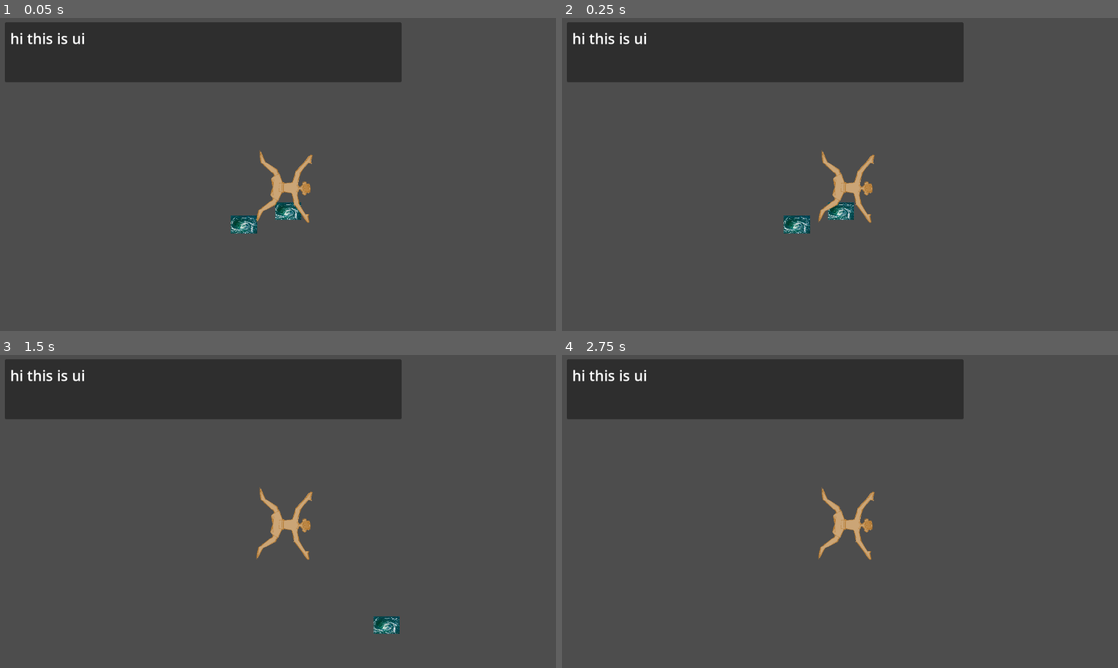
Above: before the commit, frames 1-4 (two rows, left to right).
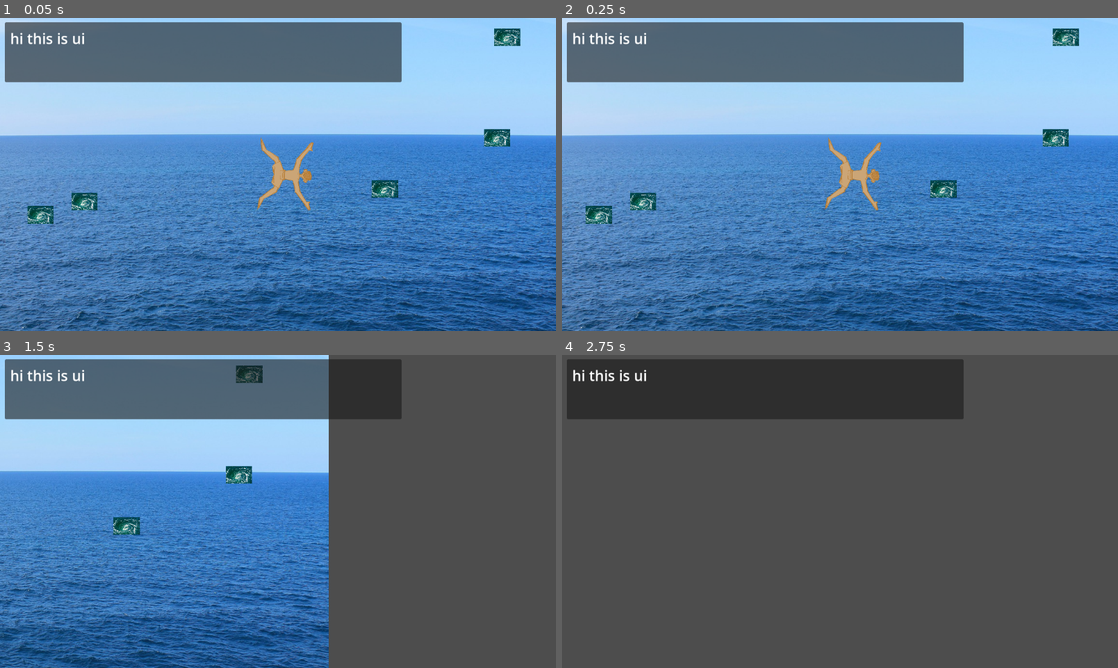
Above: after the commit, the same moments.

Repository: sophieTheProgrammer/microjam-island-61
Game: Godot game, scene res://scenes/game.tscn
Two runs of this game, one before a commit and one after it. Both use one fixed random seed, a clock stepped at 60 frames per second and the inputs below.
Inputs (mouse positions are in pixels of both pictures, inside the frame that each line leads up to):
- Up to frame 1 (0.05 s): no input
- Up to frame 2 (0.25 s): no input
- Up to frame 3 (1.5 s): tap Enter (ui_accept) at 0.5, 0.77 s; move the mouse to (400, 495) at 0.52 s; hold Up (up) 0.53-1.28 s; click (400, 495) at 0.6 s; move the mouse to (166, 527) at 1.27 s; hold Down (down) from 1.28 s (still down); click (166, 527) at 1.35 s
- Up to frame 4 (2.75 s): tap Enter (ui_accept) at 1.52 s; move the mouse to (895, 442) at 2.02 s; release Down (down) at 2.03 s; hold Up (up) from 2.03 s (still down); click (895, 442) at 2.1 s

The runs differ from the first frame. In frame 1, 100% of the frame differs, in the area x 0-100%, y 0-100%; in frame 2, 100%; in frame 3, 59%; in frame 4, 0.7%.

Commit message:
player, yippeeeee

Diff:
--- a/project.godot
+++ b/project.godot
@@ -35,6 +35,18 @@
 "events": [Object(InputEventMouseButton,"resource_local_to_scene":false,"resource_name":"","device":-1,"window_id":0,"a …(253 unchanged characters)…
 ]
 }
+Up={
+"deadzone": 0.2,
+"events": [Object(InputEventKey,"resource_local_to_scene":false,"resource_name":"","device":-1,"window_id":0,"alt_pressed":false,"shift_pressed":false,"ctrl_pressed":false,"meta_pressed":false,"pressed":false,"keycode":0,"physical_keycode":4194320,"key_label":0,"unicode":0,"location":0,"echo":false,"script":null)
+, Object(InputEventKey,"resource_local_to_scene":false,"resource_name":"","device":-1,"window_id":0,"alt_pressed":false,"shift_pressed":false,"ctrl_pressed":false,"meta_pressed":false,"pressed":false,"keycode":0,"physical_keycode":87,"key_label":0,"unicode":119,"location":0,"echo":false,"script":null)
+]
+}
+Down={
+"deadzone": 0.2,
+"events": [Object(InputEventKey,"resource_local_to_scene":false,"resource_name":"","device":-1,"window_id":0,"alt_pressed":false,"shift_pressed":false,"ctrl_pressed":false,"meta_pressed":false,"pressed":false,"keycode":0,"physical_keycode":4194322,"key_label":0,"unicode":0,"location":0,"echo":false,"script":null)
+, Object(InputEventKey,"resource_local_to_scene":false,"resource_name":"","device":-1,"window_id":0,"alt_pressed":false,"shift_pressed":false,"ctrl_pressed":false,"meta_pressed":false,"pressed":false,"keycode":0,"physical_keycode":83,"key_label":0,"unicode":115,"location":0,"echo":false,"script":null)
+]
+}
 up={
 "deadzone": 0.2,
 "events": [Object(InputEventKey,"resource_local_to_scene":false,"resource_name":"","device":-1,"window_id":0,"alt_press …(195 unchanged characters)…
--- a/scenes/game.tscn
+++ b/scenes/game.tscn
@@ -1,11 +1,15 @@
 [gd_scene format=3 uid="uid://ck17q1kicx35t"]
 
 [ext_resource type="PackedScene" uid="uid://d13baxhqbwdm6" path="res://scenes/ui.tscn" id="1_uwrxv"]
-[ext_resource type="Script" uid="uid://bjgom3kxta2p5" path="res://scenes/camera_2d.gd" id="2_lbhrr"]
+[ext_resource type="Script" uid="uid://bjgom3kxta2p5" path="res://scripts/camera_2d.gd" id="2_lbhrr"]
 [ext_resource type="Script" uid="uid://bq7afwyvipi4k" path="res://scripts/spawner.gd" id="2_yqjtg"]
-[ext_resource type="PackedScene" uid="uid://vwi3polunpw0" path="res://scenes/player.tscn" id="3_lnu2h"]
+[ext_resource type="PackedScene" uid="uid://dh8ov6dq61m3o" path="res://scenes/player.tscn" id="3_lnu2h"]
+[ext_resource type="Texture2D" uid="uid://dfu8o4dr2s6ub" path="res://stock/sea-1547609_1280.jpg" id="4_lbhrr"]
 
 [node name="game" type="Node2D" unique_id=404250698]
+
+[node name="Sprite2D" type="Sprite2D" parent="." unique_id=2052780079]
+texture = ExtResource("4_lbhrr")
 
 [node name="ui" parent="." unique_id=1764728883 instance=ExtResource("1_uwrxv")]
 
@@ -15,10 +19,10 @@
 [node name="obstacles" type="Node2D" parent="." unique_id=1876004496]
 
 [node name="player" parent="." unique_id=1710529082 instance=ExtResource("3_lnu2h")]
-position = Vector2(-424, 6)
 rotation = 1.6179202
 
 [node name="Camera2D" type="Camera2D" parent="player" unique_id=244447270]
-position = Vector2(-25.96645, -423.24667)
-rotation = -1.6179202
+limit_top = 0
+limit_bottom = 0
+position_smoothing_enabled = true
 script = ExtResource("2_lbhrr")
Not shown, added: art/IMG_3310.png.import
Renamed: scenes/camera_2d.gd -> scripts/camera_2d.gd
Renamed: scenes/camera_2d.gd.uid -> scripts/camera_2d.gd.uid
Renamed: player.gd -> scripts/player.gd
Renamed: player.gd.uid -> scripts/player.gd.uid
Binary file added: stock/sea-1547609_1280.jpg
Not shown, added: stock/sea-1547609_1280.jpg.import
